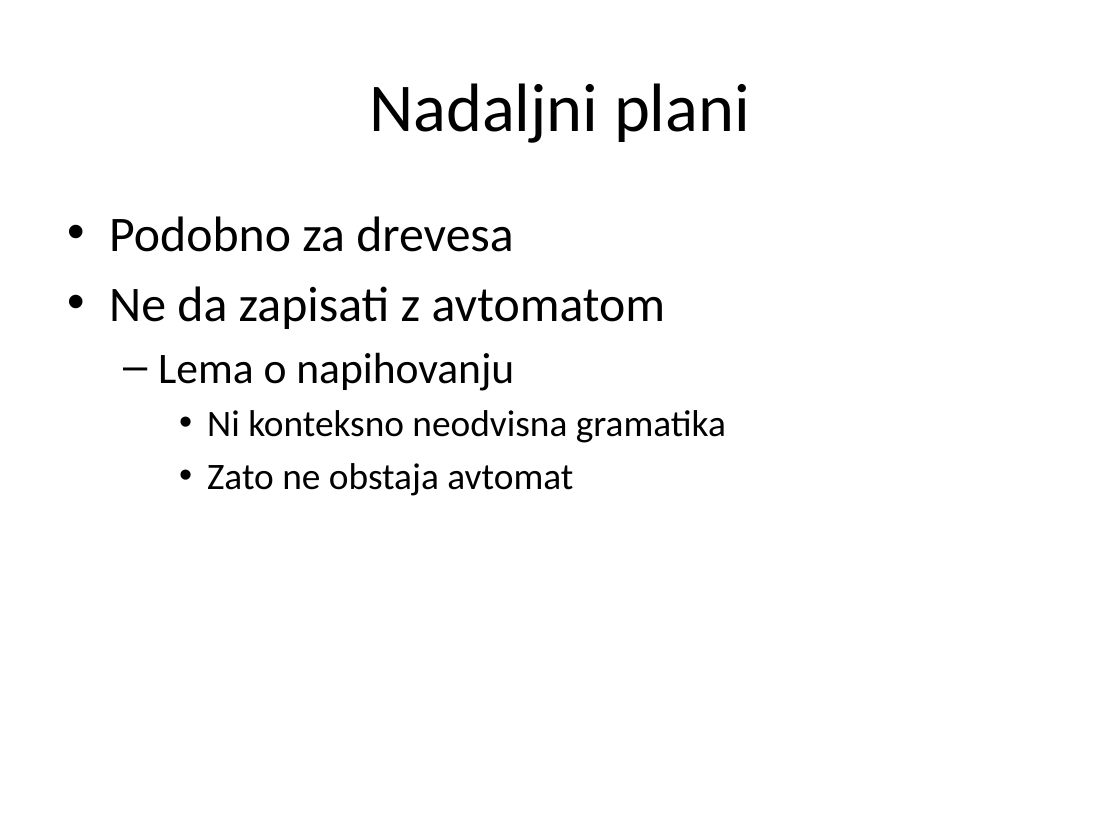
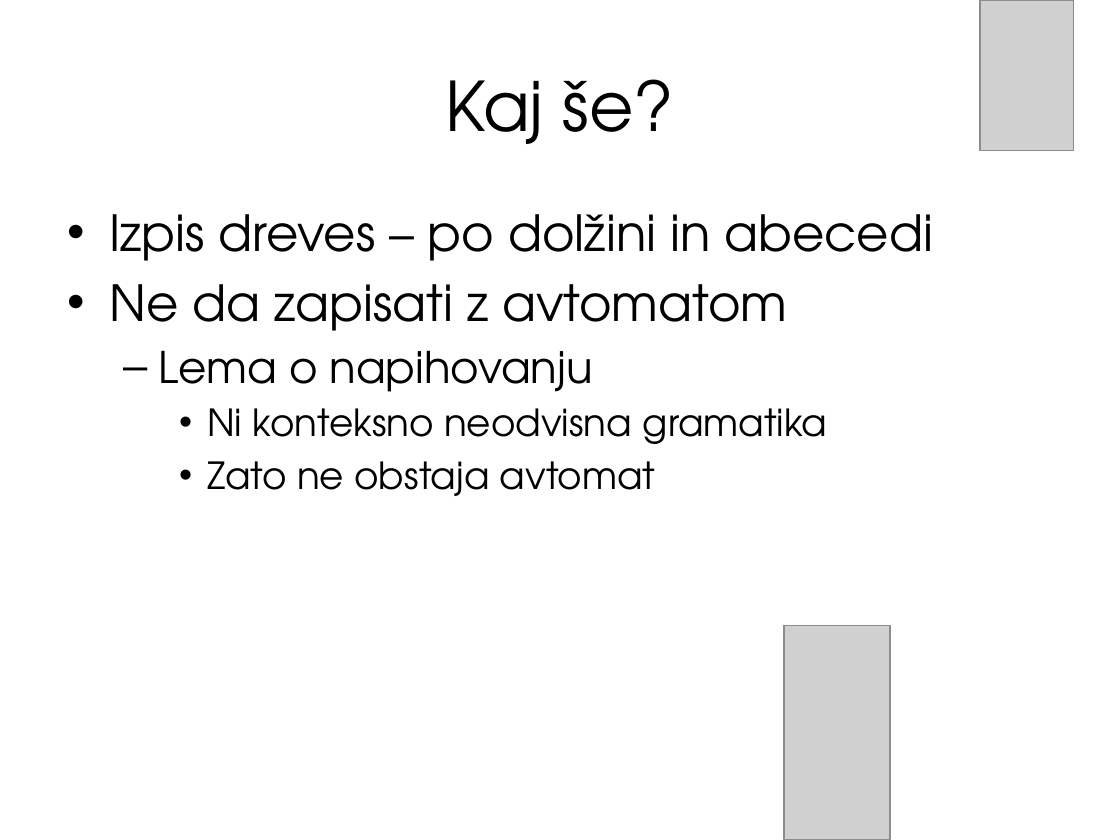
Before and after one commit to tadeboro/reglang, a slide deck: slide 20 of presentation/RegexRangers.pptx (slide 14 before the commit). Drawn at 1120x840 pixels with LibreOffice and Linux fonts; fonts in the diff are those of the drawing; grey boxes stand for pictures. Boxes give left, top, right and bottom in pixels: in the first picture for what was removed or moved away, otherwise in the second. Text is boxed around its words. In the diff, an @@ line names an element or a change of style, - is before the commit and + after.

Commit message:
Presentation with pictures

```diff
--- a/presentation/RegexRangers.pptx
+++ b/presentation/RegexRangers.pptx
@@ picture added at [980,0,1073,151] @@
@@ title at [446,79,674,144]: text changed; font Calibri to TeX Gyre Adventor @@
-Nadaljni plani
+Kaj še?
@@ text at [109,214,933,261]: text changed; font Calibri to TeX Gyre Adventor @@
-• Podobno za drevesa
+• Izpis dreves – po dolžini in abecedi
@@ text at [109,284,827,496]: font Calibri to TeX Gyre Adventor in "Ne da zapisati z avtomatom", "Lema o napihovanju", "Ni konteksno neodvisna gramatika", "Zato ne obstaja avtomat" @@
@@ picture added at [784,625,890,840] @@
```
Also in this commit, not shown: 15 other slides changed, 12 slides added, 4 slides removed, 21 other files.
